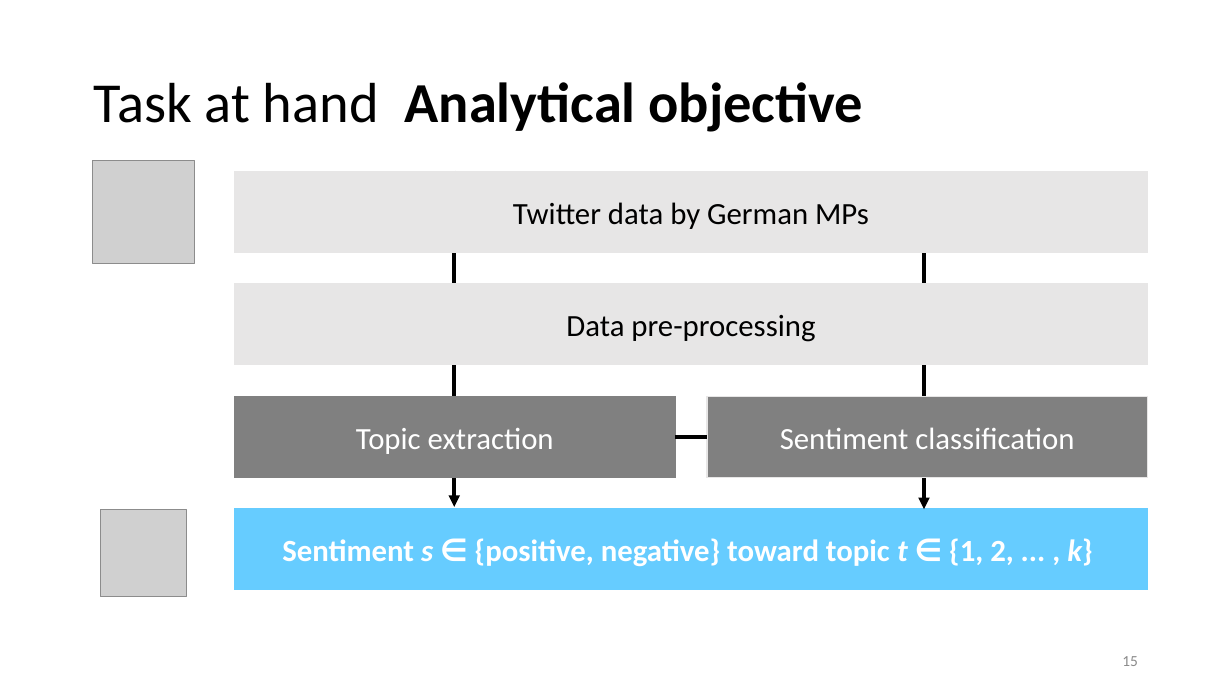
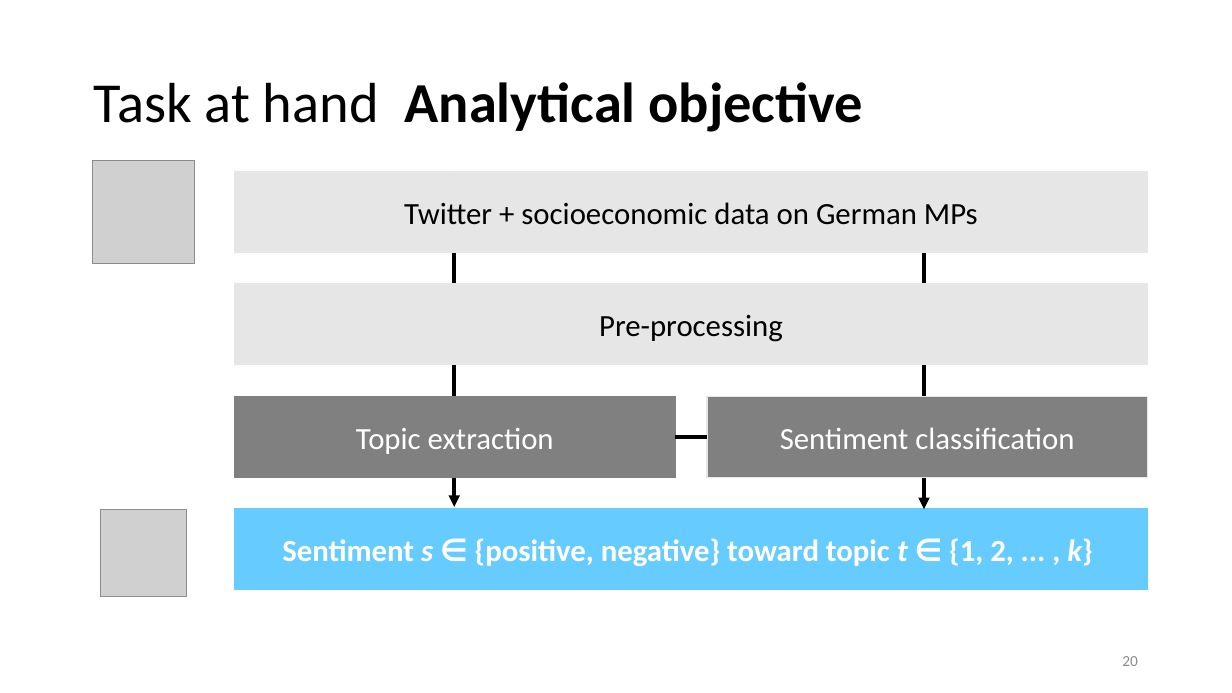
Before and after one commit to lisa-wm/consulting, a slide deck: slide 20 of 5_seminar/Contents_Part_01/Präsentation_Teil1.pptx (slide 15 before the commit). Drawn at 1232x693 pixels with LibreOffice and Linux fonts; fonts in the diff are those of the drawing; grey boxes stand for pictures. Boxes give left, top, right and bottom in pixels: in the first picture for what was removed or moved away, otherwise in the second. Text is boxed around its words. In the diff, an @@ line names an element or a change of style, - is before the commit and + after.

```diff
--- a/5_seminar/Contents_Part_01/Präsentation_Teil1.pptx
+++ b/5_seminar/Contents_Part_01/Präsentation_Teil1.pptx
@@ text in rectangle at <box>404,202,978,225</box>: text changed @@
-Twitter data by German MPs
+Twitter + socioeconomic data on German MPs
@@ text in rectangle at <box>599,315,783,342</box>: text changed @@
-Data pre-processing
+Pre-processing
@@ page number at <box>1122,656,1138,666</box>: text changed @@
-15
+20
```
Also in this commit, not shown: 7 other slides changed, 3 slides added.
